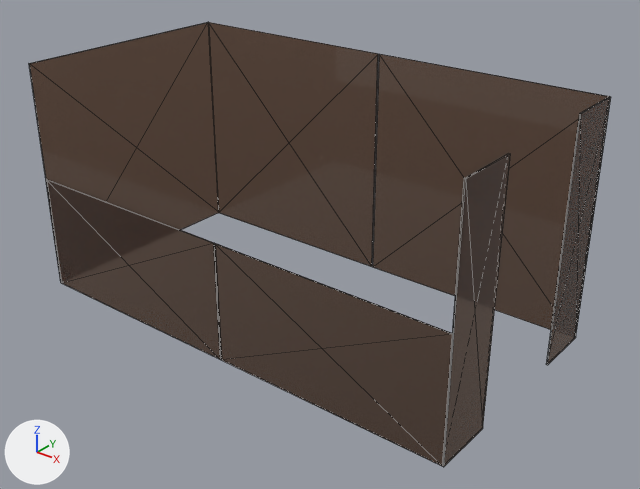
An edit to the glTF model client/public/models/awingWallTwo.gltf, drawn before and after from the same camera.
One viewpoint serves both versions: a camera (50 mm lens) standing at (4.29, -5.12, 3.71) and looking at (0.27, -0.09, 0.59). The axes (+X, +Y, +Z) are drawn at lower left. The lights are the same throughout. The older version comes first. Mesh edges are drawn as thin lines. Vertices at exactly the same position are counted once.

Names of what the first picture shows: 'awingWallTwo'.
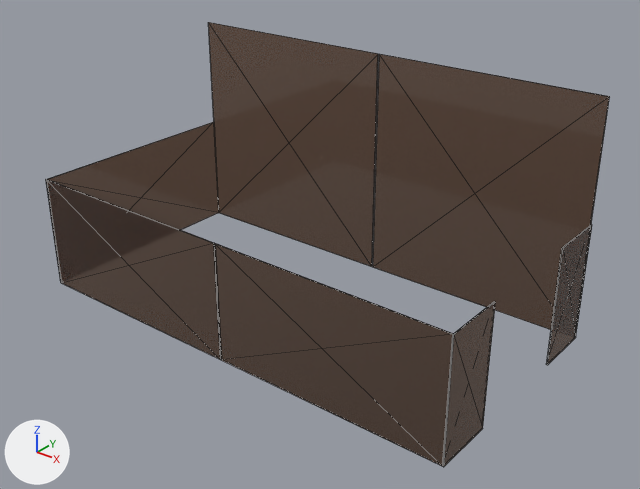
Boxes (x1, y1, x2, y2) around the edits, measured in the pictures (640 x 489 px; the box of a moved part takes in the faces that stretch with it):
'awingWallTwo', reshaped
    before: (29, 22, 611, 467)
    after: (46, 22, 610, 467)
part 1 of me_cube_020, moved or reshaped
    before: (29, 22, 611, 467)
    after: (46, 122, 592, 467)

What changed in the scene script:
```text
Change me_cube_020:
    used by ob_awingwalltwo; location = (0.0, 0.0, 0.0)
    remove me_cube_020.from_pydata(...)  # 54 vertices, 84 faces; spans x -1.94..2.08, y -1.07..0.95, z -0.09..1.91
    add me_cube_020.from_pydata(...)  # 55 vertices, 84 faces; spans x -1.94..2.08, y -1.07..0.95, z -0.09..1.91
    me_cube_020 part 1
    2 vertices are removed from x -1.93..2.07, y -1.07, z 1.91
    23 faces are deleted
    9 vertices in x -1.94..2.08, y -1.07..0.95, z 1.91 move by (0.0, 0.0, -1.0)
    3 vertices are added at (2.07, 0.95, 0.91), (-1.93, -1.07, 0.91), (2.07, -1.07, 0.91)
    23 new faces join them
```
